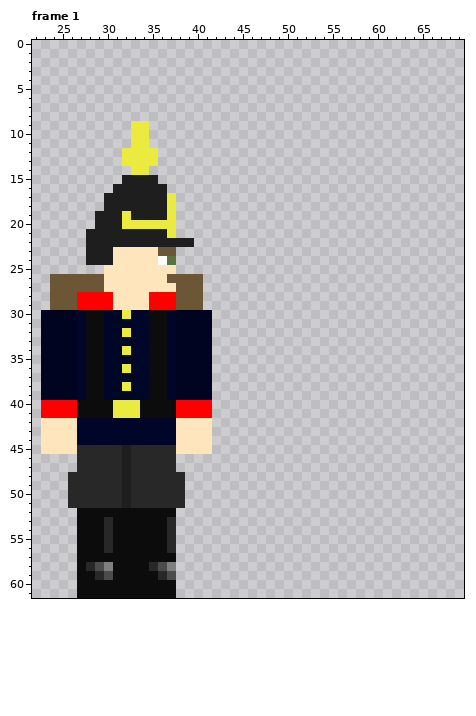
Two versions of one pixel-art file, Assets/Images/NewUnits/Germany/LandWehr/SummerDress/UnitSpriteEast.aseprite. That is the earlier state.
70x62 pixels, 7 frames. Colours within 5 levels of each other are drawn and written as one. Shown: frame 1: x 22..69, y 0..61. The commit also changed other frames, which this record leaves out.
Now the later version:
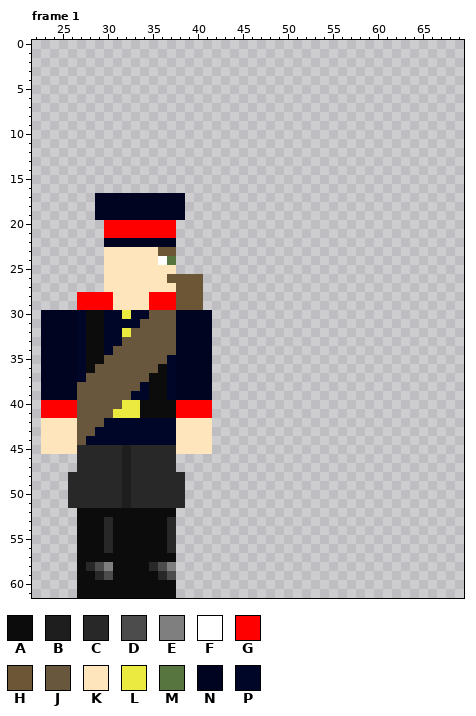
Palette (. is transparent): A #0c0c0c  B #1e1e1e  C #282828  D #4c4c4c  E #7f7f7f  F #ffffff  G #ff0000  H #6b5635  J #68573c  K #ffe5bc  L #eaea3f  M #57763f  N #000421  P #000628
What changed:
layer "Knapsack" removed
--- frame 1
@@ x 22..41 @@
  8 ....................
- 9 ...........LL.......
-10 ...........LL.......
-11 ...........LL.......
-12 ..........LLLL......
-13 ..........LLLL......
-14 ...........LL.......
-15 ..........BBBB......
-16 .........BBBBBB.....
-17 ........BBBBBBBL....
-18 ........BBBBBBBL....
-19 .......BBBLBBBBL....
-20 .......BBBLLLLLL....
-21 ......BBBBBBBBBL....
-22 ......BBBBBBBBBBBB..
-23 ......BBBKKKKKHH....
-24 ......BBBKKKKKFM....
+ 9 ....................
+10 ....................
+11 ....................
+12 ....................
+13 ....................
+14 ....................
+15 ....................
+16 ....................
+17 .......NNNNNNNNNN...
+18 .......NNNNNNNNNN...
+19 .......NNNNNNNNNN...
+20 ........GGGGGGGG....
+21 ........GGGGGGGG....
+22 ........NNNNNNNN....
+23 ........KKKKKKHH....
+24 ........KKKKKKFM....
 25 ........KKKKKKKK....
-26 ..HHHHHHKKKKKKKHHHH.
-27 ..HHHHHHKKKKKKKKHHH.
-28 ..HHHGGGGKKKKGGGHHH.
-29 ..HHHGGGGKKKKGGGHHH.
-30 .NNNNPAAPPLPPAAPNNNN
-31 .NNNNPAAPPPPPAAPNNNN
-32 .NNNNPAAPPLPPAAPNNNN
-33 .NNNNPAAPPPPPAAPNNNN
-34 .NNNNPAAPPLPPAAPNNNN
-35 .NNNNPAAPPPPPAAPNNNN
-36 .NNNNPAAPPLPPAAPNNNN
-37 .NNNNPAAPPPPPAAPNNNN
-38 .NNNNPAAPPLPPAAPNNNN
-39 .NNNNPAAPPPPPAAPNNNN
-40 .GGGGAAAALLLAAAAGGGG
-41 .GGGGAAAALLLAAAAGGGG
-42 .KKKKPPPPPPPPPPPKKKK
-43 .KKKKPPPPPPPPPPPKKKK
-44 .KKKKPPPPPPPPPPPKKKK
+26 ........KKKKKKKHHHH.
+27 ........KKKKKKKKHHH.
+28 .....GGGGKKKKGGGHHH.
+29 .....GGGGKKKKGGGHHH.
+30 .NNNNPAAPPLPPJJJNNNN
+31 .NNNNPAAPPPPJJJJNNNN
+32 .NNNNPAAPPLJJJJJNNNN
+33 .NNNNPAAPPJJJJJJNNNN
+34 .NNNNPAAPJJJJJJJNNNN
+35 .NNNNPAAJJJJJJJPNNNN
+36 .NNNNPAJJJJJJJAPNNNN
+37 .NNNNPJJJJJJJAAPNNNN
+38 .NNNNJJJJJJJPAAPNNNN
+39 .NNNNJJJJJJPPAAPNNNN
+40 .GGGGJJJJJLLAAAAGGGG
+41 .GGGGJJJJLLLAAAAGGGG
+42 .KKKKJJJPPPPPPPPKKKK
+43 .KKKKJJPPPPPPPPPKKKK
+44 .KKKKJPPPPPPPPPPKKKK
 45 .KKKKCCCCCBCCCCCKKKK
